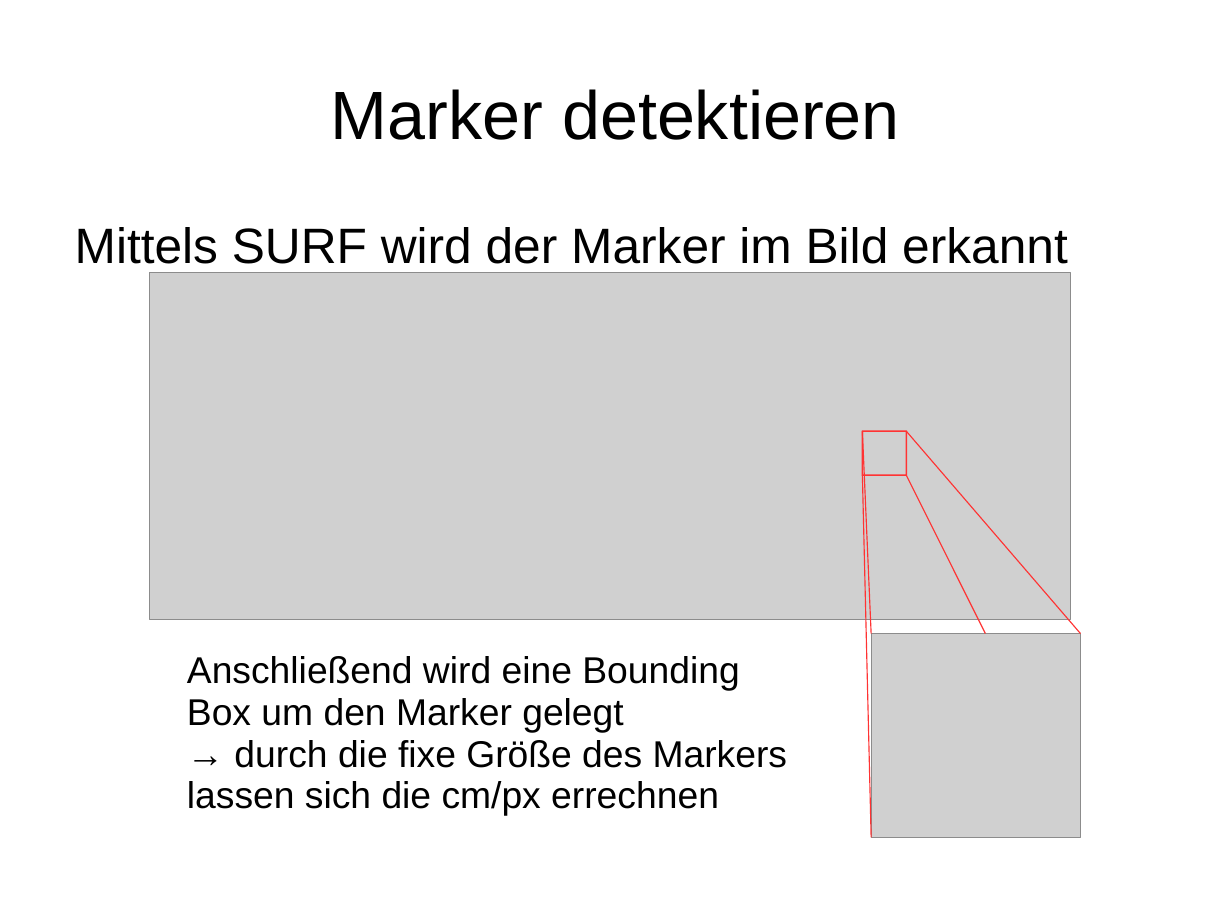
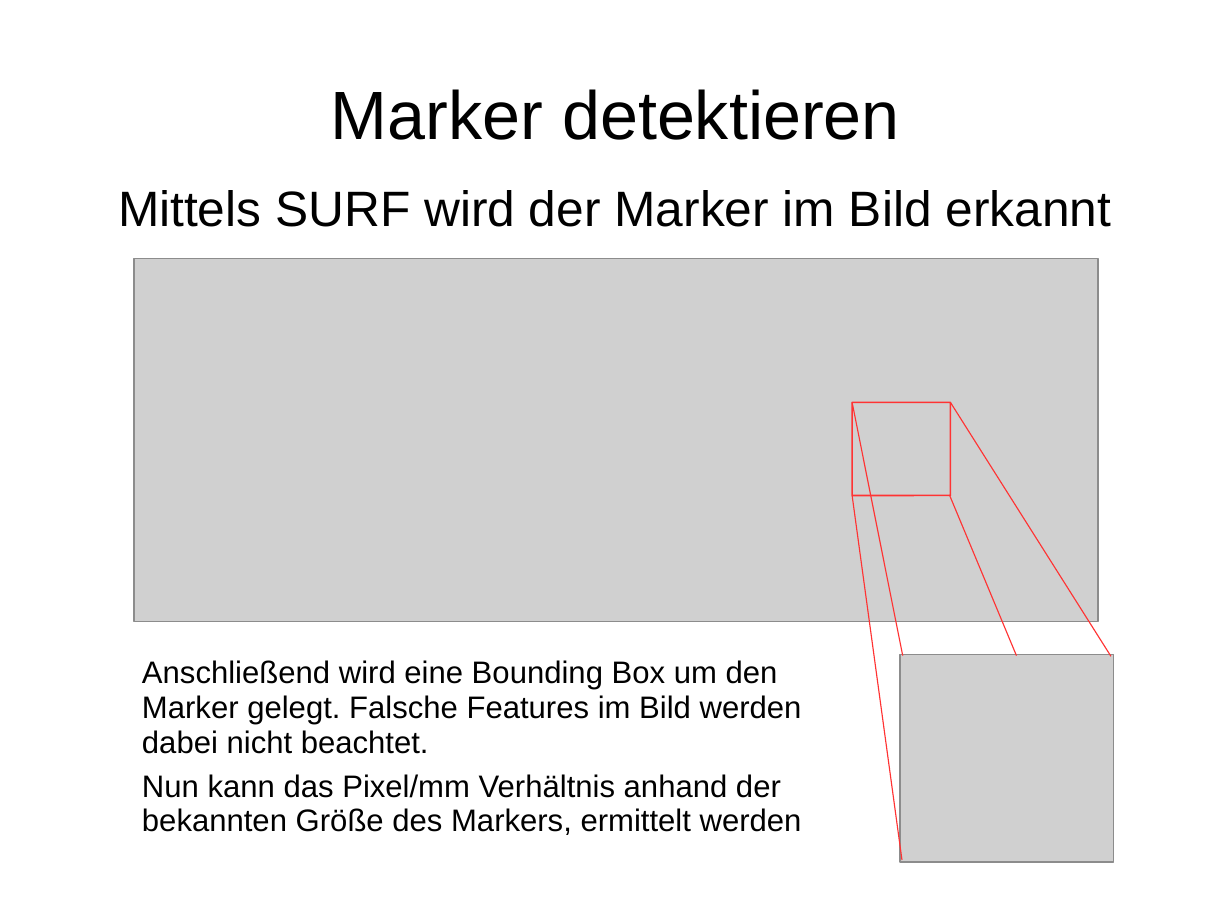
Before and after one commit to tpinetz/EDVBAG_C3, a slide deck: slide 5 of Documents/Zwischenpraesentation.ppt. Drawn at 1232x924 pixels with LibreOffice and Linux fonts; fonts in the diff are those of the drawing; grey boxes stand for pictures. Boxes give left, top, right and bottom in pixels: in the first picture for what was removed or moved away, otherwise in the second. Text is boxed around its words. In the diff, an @@ line names an element or a change of style, - is before the commit and + after.

```diff
--- a/Documents/Zwischenpraesentation.ppt
+++ b/Documents/Zwischenpraesentation.ppt
@@ text "Mittels SURF wird der Marker ..." moved from (x1=75, y1=227, x2=1068, y2=273) to (x1=118, y1=190, x2=1112, y2=227) @@
@@ text "Mittels SURF wird der Marker ..." at (x1=118, y1=190, x2=1112, y2=227): alignment left to centre @@
@@ picture resized from (x1=150, y1=273, x2=1071, y2=619) to (x1=134, y1=258, x2=1099, y2=620) @@
@@ line moved from (863, 432) - (872, 634) to (853, 402) - (903, 656) @@
@@ rounded rectangle resized from (x1=863, y1=432, x2=907, y2=475) to (x1=853, y1=402, x2=951, y2=495) @@
@@ line moved from (907, 432) - (1081, 634) to (951, 402) - (1111, 656) @@
@@ line moved from (863, 475) - (872, 837) to (853, 495) - (902, 860) @@
@@ line moved from (907, 475) - (986, 634) to (950, 495) - (1017, 656) @@
@@ picture resized from (x1=872, y1=634, x2=1081, y2=837) to (x1=900, y1=654, x2=1113, y2=862) @@
@@ text at (x1=142, y1=660, x2=802, y2=835): text changed; size 24 to 20 pt @@
-Anschließend wird eine Bounding Box um den Marker gelegt
-→ durch die fixe Größe des Markers lassen sich die cm/px errechnen
+Anschließend wird eine Bounding Box um den Marker gelegt. Falsche Features im Bild werden dabei nicht beachtet.
+Nun kann das Pixel/mm Verhältnis anhand der bekannten Größe des Markers, ermittelt werden
```
Also in this commit, not shown: 5 other slides changed, 1 slide added, 1 slide removed.
